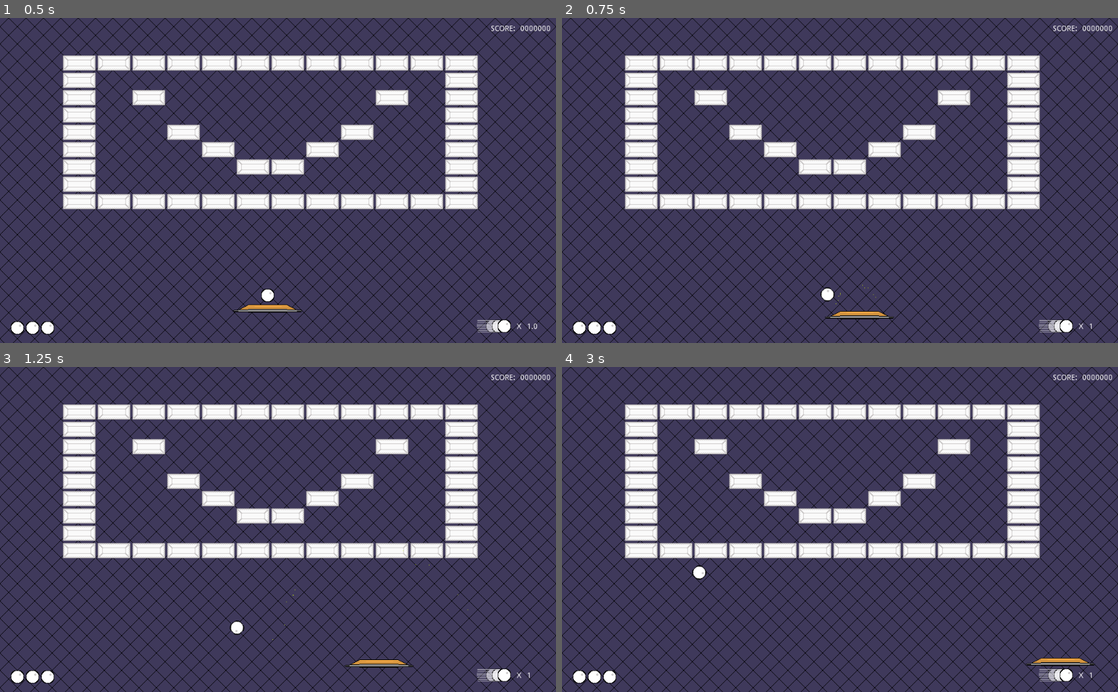
Above: before the commit, frames 1-4 (two rows, left to right).
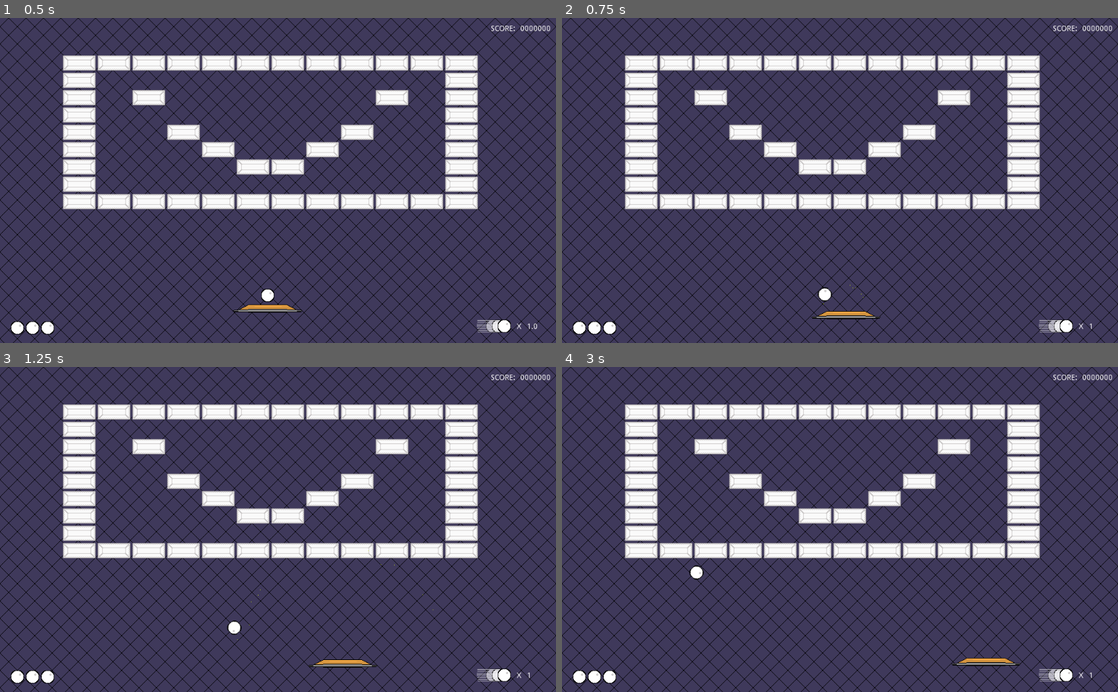
Above: after the commit, the same moments.

Repository: Anatolij-Grigorjev/Breakout4Godot
Game: Godot game, scene res://BreakoutGame.tscn
Same seed, same stepped clock (60 frames per second), same inputs: the game is played once before the commit and once after it.
Inputs (mouse positions are in pixels of both pictures, inside the frame that each line leads up to):
- Up to frame 1 (0.5 s): no input
- Up to frame 2 (0.75 s): tap Enter (ui_accept) at 0.5 s; move the mouse to (962, 164) at 0.52 s; hold Right (ui_right) from 0.53 s (still down); tap Alt at 0.6 s; click (962, 164) at 0.67 s
- Up to frame 3 (1.25 s): keep holding Right (ui_right); tap Enter (ui_accept) at 0.77 s
- Up to frame 4 (3 s): release Right (ui_right) at 1.25 s; drag from (728, 545) to (812, 594) at 1.27 s; move the mouse to (895, 458) at 2.02 s; hold Right (ui_right) 2.03-2.75 s; tap Shift at 2.1 s; drag from (812, 594) to (673, 480) at 2.77 s

Frame 1 is identical in both runs. In frame 2, 0.2% of the frame differs, in the area x 44-60%, y 82-93%; in frame 3, 0.4%; in frame 4, 0.6%, in the area x 22-96%, y 60-93%.

Commit message:
add paddle acceleration over time

Diff:
--- a/game/paddle/Paddle.gd
+++ b/game/paddle/Paddle.gd
@@ -1,7 +1,8 @@
 extends KinematicBody2D
 
 
-export(float) var speed: float = 175.0
+export(float) var base_speed: float = 150.0
+export(float) var acceleration: float = 150.0
 export(float) var base_ball_recoil = 7
 
 onready var ballSparks1x = $Sprite/ParticlesBattery
@@ -13,6 +14,9 @@
 
 var ballRef: Node2D
 var ball_attached = false
+
+var prev_direction: Vector2 = Vector2.ZERO
+var this_direction_time: float = 0.0
 
 
 func _ready():
@@ -31,7 +35,16 @@
 	if Input.is_action_just_released("ui_accept") and ball_attached:
 		_launch_ball()
 
-	move_and_collide(direction * speed * delta)
+	if direction == prev_direction:
+		this_direction_time += delta
+	else:
+		this_direction_time = 0
+
+	var moment_speed = base_speed + this_direction_time * acceleration
+	move_and_collide(direction * moment_speed * delta)
+
+	prev_direction = direction
+
 
 
 func ball_hit_at(global_hit_pos: Vector2, ball_speed_coef: float):
--- a/game/paddle/Paddle.tscn
+++ b/game/paddle/Paddle.tscn
@@ -9,7 +9,6 @@
 
 [node name="Paddle" type="KinematicBody2D" groups=["paddle"]]
 script = ExtResource( 2 )
-speed = 300.0
 
 [node name="Sprite" type="Sprite" parent="."]
 scale = Vector2( 2, 1 )
